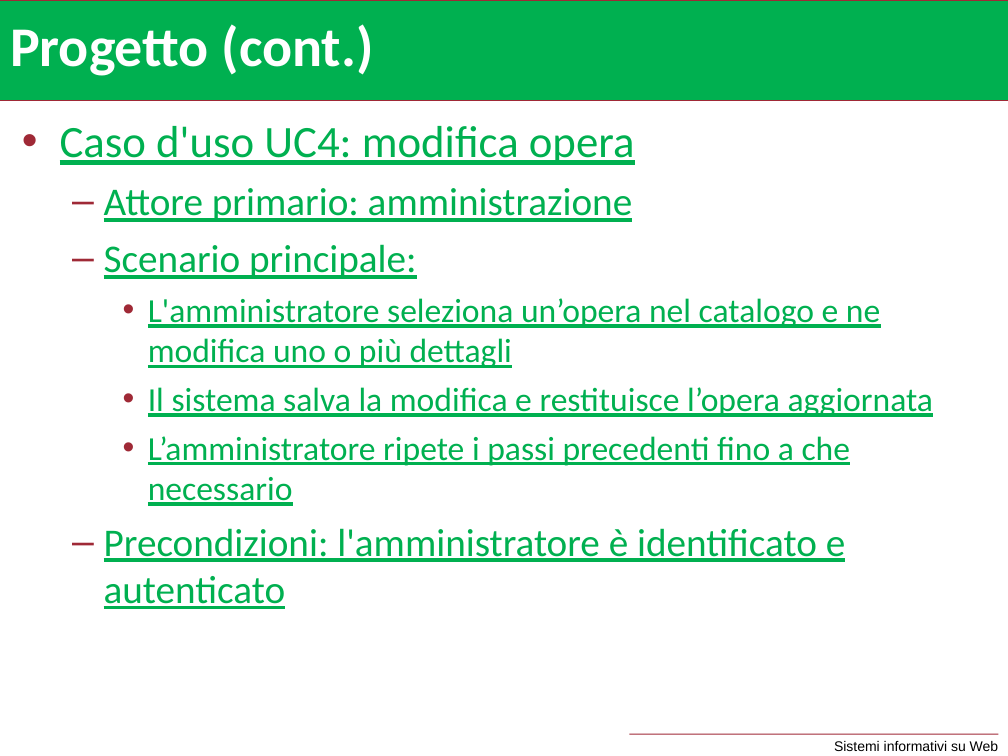
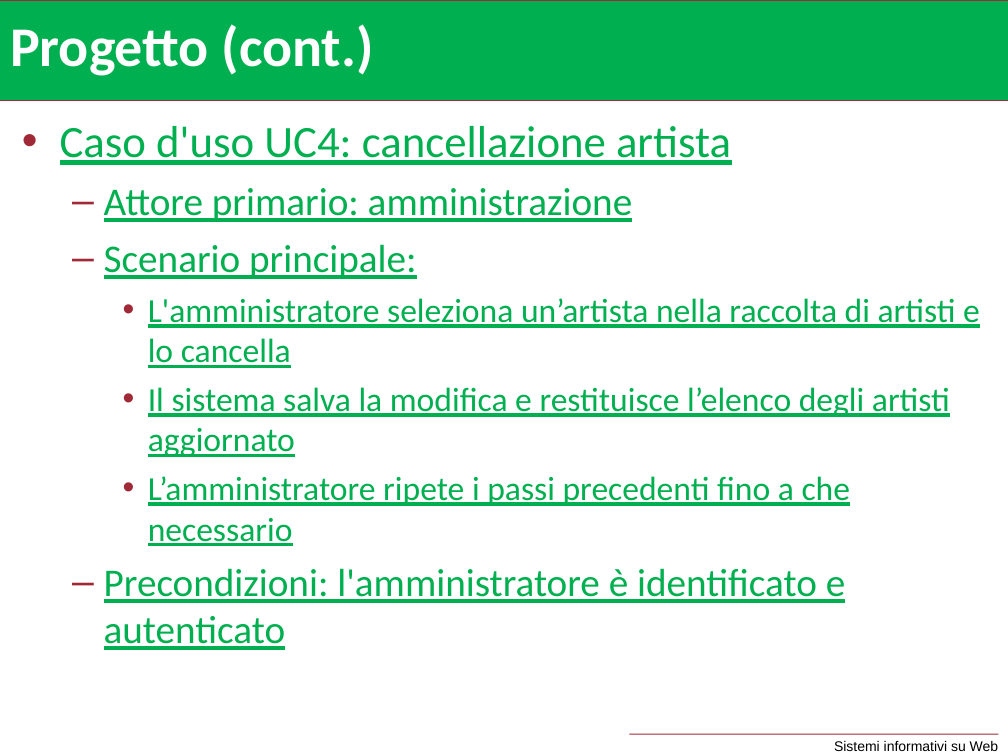
Before and after one commit to Zefyrus94/progettoSiw2017, a slide deck: slide 5 of galleria/casi d'uso e DCD.ppt. Drawn at 1008x756 pixels with LibreOffice and Linux fonts; fonts in the diff are those of the drawing. Boxes give left, top, right and bottom in pixels: in the first picture for what was removed or moved away, otherwise in the second. Text is boxed around its words. In the diff, an @@ line names an element or a change of style, - is before the commit and + after.

Commit message:
creata pagina news, ridefinito caso d'uso 4 perché modifica opera incompleta

```diff
--- a/galleria/casi d'uso e DCD.ppt
+++ b/galleria/casi d'uso e DCD.ppt
@@ text at [60,126,731,165]: text changed @@
-• Caso d'uso UC4: modifica opera
+• Caso d'uso UC4: cancellazione artista
@@ text at [148,298,980,457]: text changed @@
-    • L'amministratore seleziona un’opera nel catalogo e ne modifica uno o più dettagli
-    • Il sistema salva la modifica e restituisce l’opera aggiornata
+    • L'amministratore seleziona un’artista nella raccolta di artisti e lo cancella
+    • Il sistema salva la modifica e restituisce l’elenco degli artisti aggiornato
```
Also in this commit, not shown: 3 other files.
